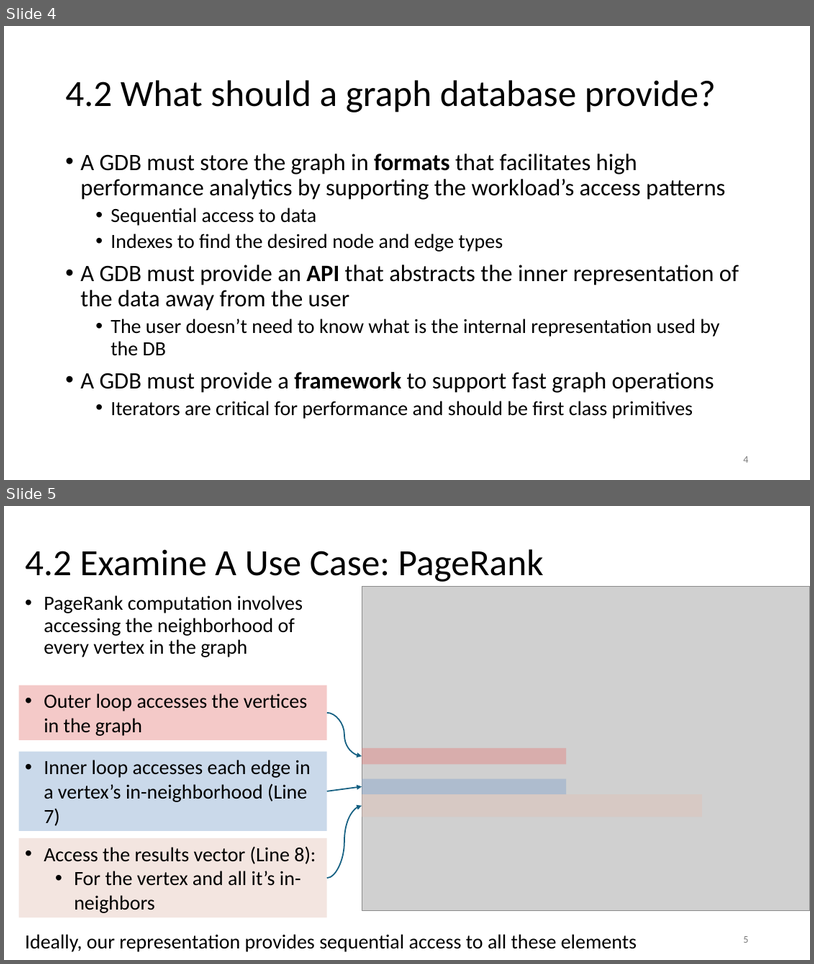
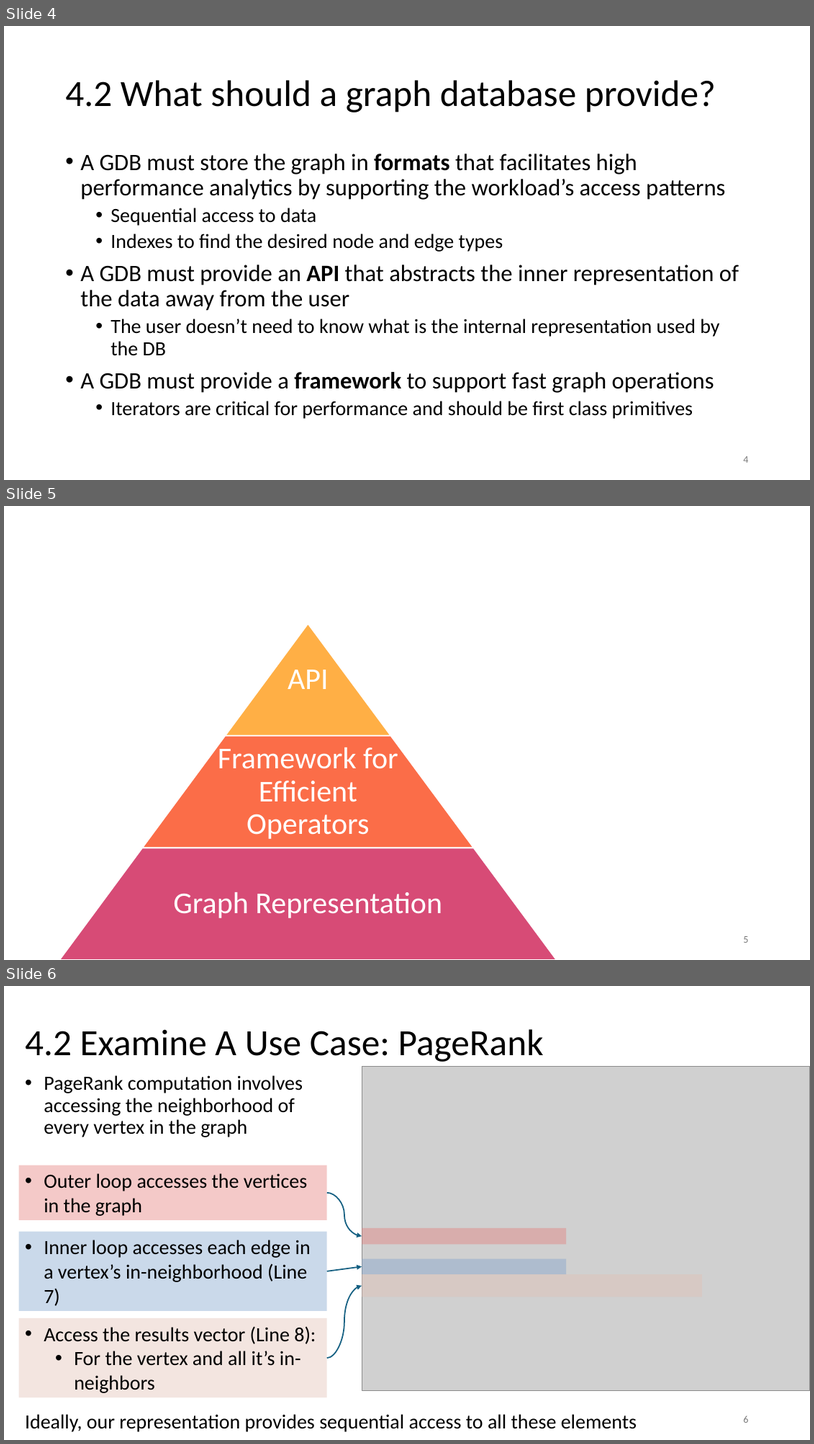
Before and after one commit to artorhem/phd_dissertation, a slide deck: ppts/Architecture_chapter4.pptx. Shown one above the other, each under a label of ours: slides 4 and 5 before the commit, slides 4, 5 and 6 after it. The pictures are 814x964 and 814x1444 pixels, drawn with LibreOffice and Linux fonts; fonts in the diff are those of the drawing; grey boxes stand for pictures. Boxes give left, top, right and bottom in pixels: in the first picture for what was removed or moved away, otherwise in the second. Text is boxed around its words. In the diff, an @@ line names an element or a change of style, - is before the commit and + after.

```diff
--- a/ppts/Architecture_chapter4.pptx
+++ b/ppts/Architecture_chapter4.pptx
@@ slide 5 added at bbox=[4, 506, 810, 960], background #FFFFFF @@
@@ group added at bbox=[59, 623, 557, 960]: 3 trapezoids, 3 texts @@
+API
+Framework for Efficient Operators
+Graph Representation
@@ page number added at bbox=[743, 936, 748, 942], 12 pt, text #797979 @@
+5
@@ what was slide 5 is now slide 6 @@
```
Also in this commit, not shown: 9 other files.
